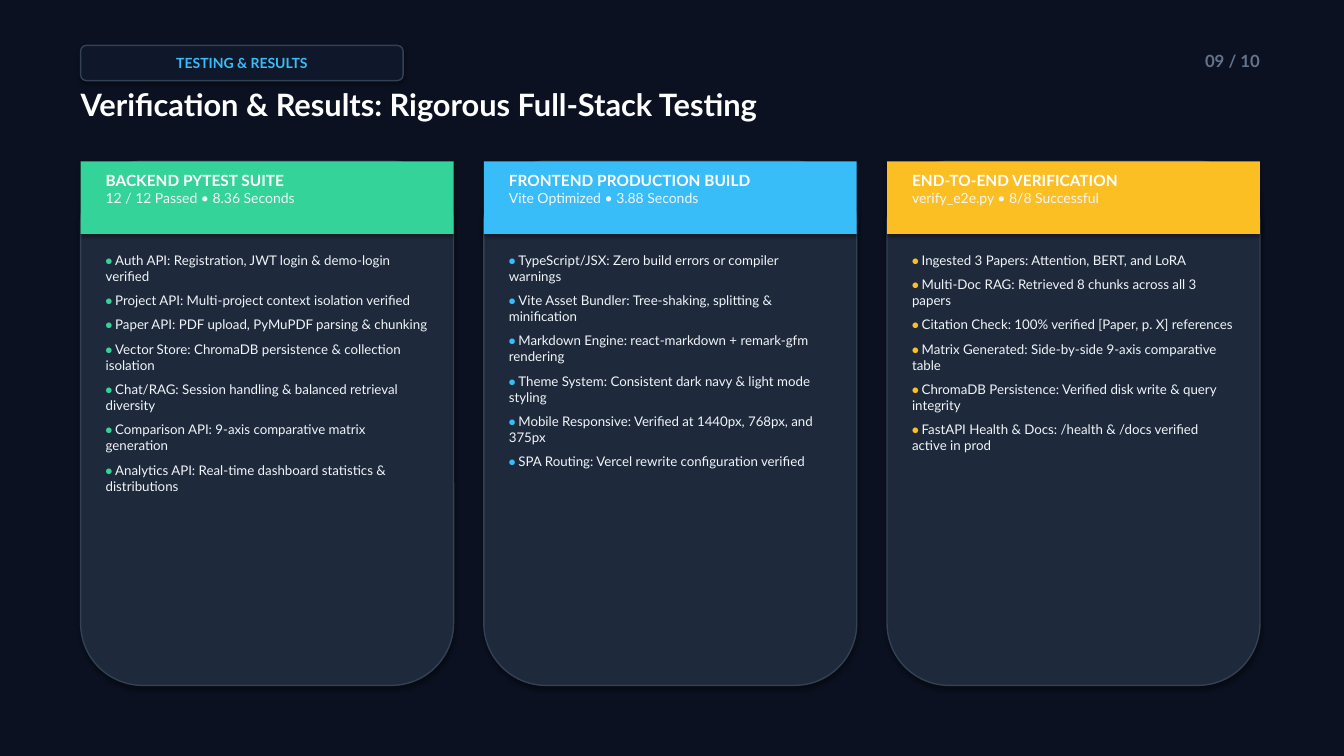
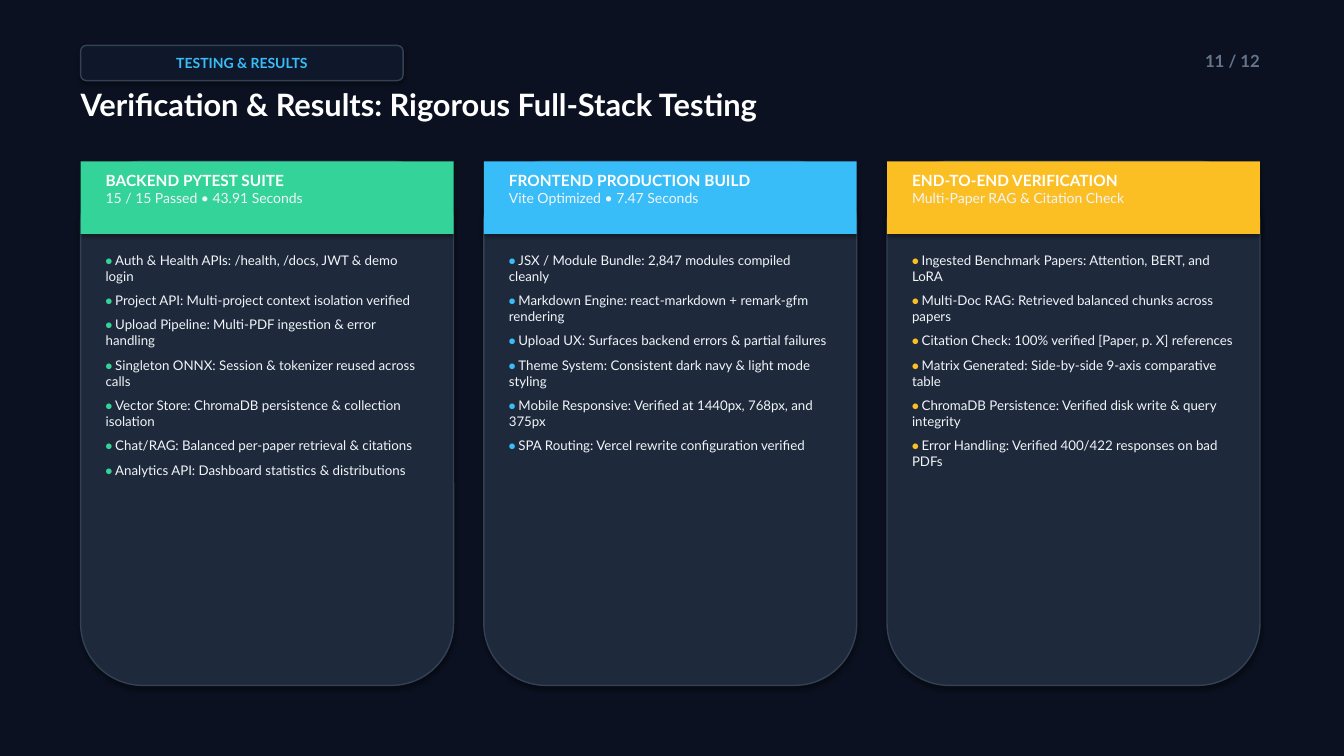
Before and after one commit to adithhn12/ResearchMate-AI, a slide deck: slide 11 of ResearchMate_AI_Presentation.pptx (slide 9 before the commit). Drawn at 1344x756 pixels with LibreOffice and Linux fonts; fonts in the diff are those of the drawing. Boxes give left, top, right and bottom in pixels: in the first picture for what was removed or moved away, otherwise in the second. Text is boxed around its words. In the diff, an @@ line names an element or a change of style, - is before the commit and + after.

```diff
--- a/ResearchMate_AI_Presentation.pptx
+++ b/ResearchMate_AI_Presentation.pptx
@@ text at <box>1205,55,1259,67</box>: text changed @@
-09 / 10
+11 / 12
@@ text at <box>106,192,303,203</box>: text changed @@
-12 / 12 Passed • 8.36 Seconds
+15 / 15 Passed • 43.91 Seconds
@@ text at <box>509,192,698,206</box>: text changed @@
-Vite Optimized • 3.88 Seconds
+Vite Optimized • 7.47 Seconds
@@ text at <box>912,192,1124,206</box>: text changed @@
-verify_e2e.py • 8/8 Successful
+Multi-Paper RAG & Citation Check
@@ text at <box>106,255,398,284</box>: text changed @@
-• Auth API: Registration, JWT login & demo-login verified
+• Auth & Health APIs: /health, /docs, JWT & demo login
@@ text at <box>509,255,791,284</box>: text changed @@
-• TypeScript/JSX: Zero build errors or compiler warnings
-• Vite Asset Bundler: Tree-shaking, splitting & minification
+• JSX / Module Bundle: 2,847 modules compiled cleanly
@@ text at <box>912,255,1213,324</box>: text changed @@
-• Ingested 3 Papers: Attention, BERT, and LoRA
-• Multi-Doc RAG: Retrieved 8 chunks across all 3 papers
+• Ingested Benchmark Papers: Attention, BERT, and LoRA
+• Multi-Doc RAG: Retrieved balanced chunks across papers
@@ text at <box>518,335,826,348</box>: paragraph added @@
+• Upload UX: Surfaces backend errors & partial failures
@@ text at <box>106,360,415,386</box>: text changed @@
-• Paper API: PDF upload, PyMuPDF parsing & chunking
+• Upload Pipeline: Multi-PDF ingestion & error handling
+• Singleton ONNX: Session & tokenizer reused across calls
@@ text at <box>115,440,412,478</box>: text changed @@
-• Chat/RAG: Session handling & balanced retrieval diversity
-• Comparison API: 9-axis comparative matrix generation
-• Analytics API: Real-time dashboard statistics & distributions
+• Chat/RAG: Balanced per-paper retrieval & citations
+• Analytics API: Dashboard statistics & distributions
@@ text at <box>912,440,1217,466</box>: text changed @@
-• FastAPI Health & Docs: /health & /docs verified active in prod
+• Error Handling: Verified 400/422 responses on bad PDFs
```
Also in this commit, not shown: 8 other slides changed, 2 slides added, 1 other file.
